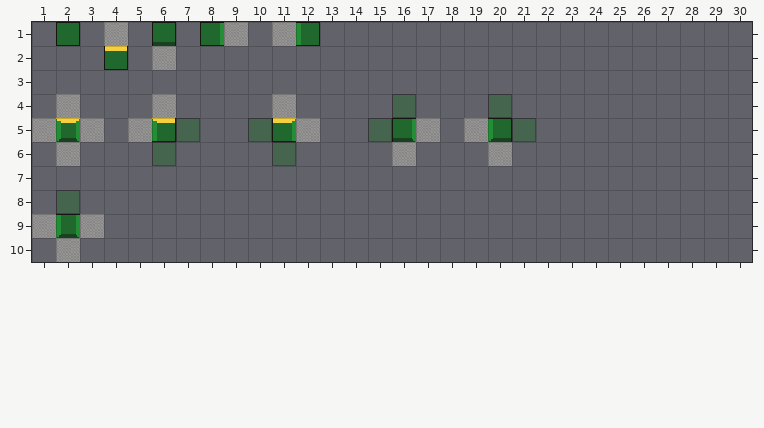
Two states of a Tiled map, NYMUS/Assets/TileMaps/teste/mapa regras.tmx. This is how it looked before the edit.
Cells are 16x16 px. Shown: x 1..30, y 1..10.
Now the later version:
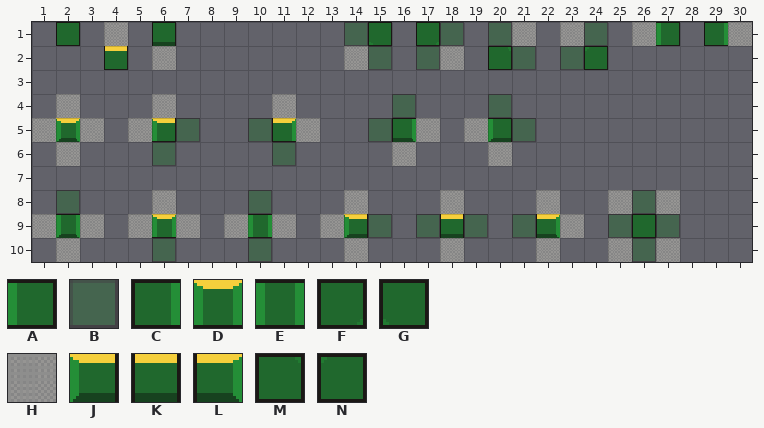
Key: from "tiles teste": A 10, B 11, C 12, D 16, E 24, F 36, G 38, H 45, J 48, K 49, L 50, M 52, N 54.
_ is an empty cell, # one hidden under a higher layer, . an unchanged one.
See-through tiles are keyed as they look on the map.
The commit says: ajustes nas regras de teste
What changed:
--- layer "input_mapa"
@@ x 8..30 @@
- 1 #H.H#._..._.__.__._..._
- 2 ......__.__.._._.......
+ 1 __.__.B...B.BH.HB.H...H
+ 2 ......HB.BH..B.B.......
@@ x 5..27 @@
- 8 ._..._..._..._..._..___
- 9 _._._._._._._._._._._._
-10 ._..._..._..._..._..___
+ 8 .H...B...H...H...H..HBH
+ 9 H.H.H.H.H.B.B.B.B.H.B.B
+10 .B...B...H...H...H..HBH
--- layer "output_terreno"
@@ x 8..29 @@
- 1 C...A.._._........._._
- 2 ............_..._.....
+ 1 _..._..G.F.........A.C
+ 2 ............M...N.....
@@ x 6..26 @@
- 9 _..._..._..._..._..._
+ 9 D...E...J...K...L...B
